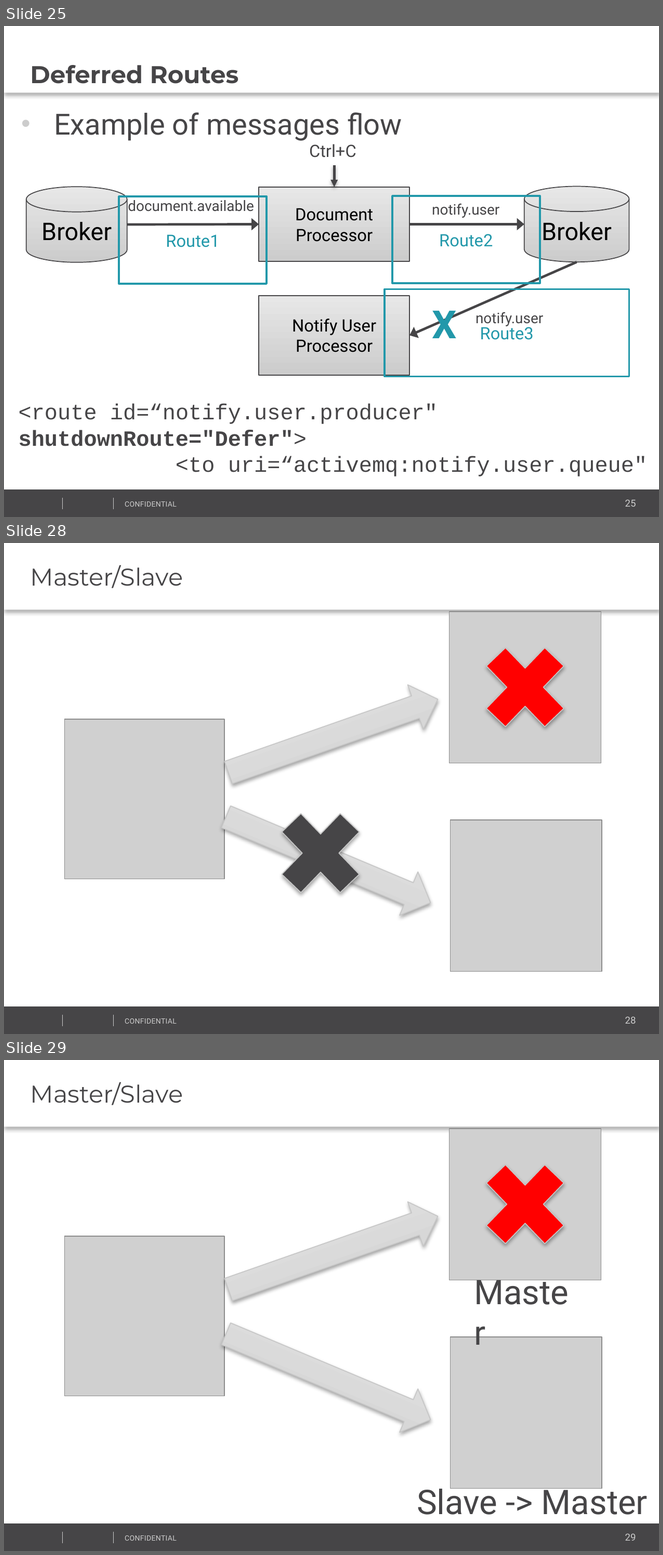
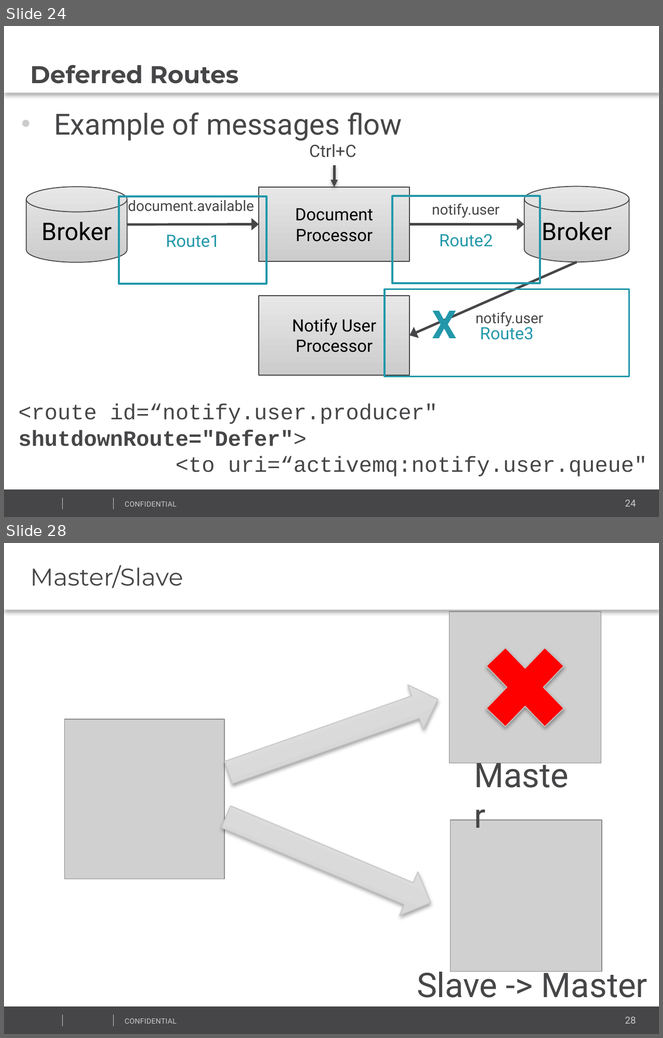
Before and after one commit to vitali-kviatkouski/personal, a slide deck: CamelPresentationITWeek2017.pptx. Shown one above the other, each under a label of ours: slides 25, 28 and 29 before the commit, slides 24 and 28 after it; the slides between them are not shown. The pictures are 663x1555 and 663x1038 pixels, drawn with LibreOffice and Linux fonts; fonts in the diff are those of the drawing; grey boxes stand for pictures; background and template pictures are left out. Boxes give left, top, right and bottom in pixels: in the first picture for what was removed or moved away, otherwise in the second. Text is boxed around its words. In the diff, an @@ line names an element or a change of style, - is before the commit and + after.

```diff
--- a/CamelPresentationITWeek2017.pptx
+++ b/CamelPresentationITWeek2017.pptx
@@ slide 28 removed at <box>4,543,659,1034</box>, background #FFFFFF; not listed: 5 template elements that a slide beside it also shows @@
@@ text removed at <box>4,543,659,610</box> @@
-Master/Slave
@@ picture removed at <box>450,611,601,763</box> @@
@@ cross removed at <box>469,629,581,746</box> @@
@@ right arrow removed at <box>221,677,446,795</box> @@
@@ picture removed at <box>64,719,224,879</box> @@
@@ right arrow removed at <box>217,795,440,925</box> @@
@@ cross removed at <box>265,795,377,912</box> @@
@@ picture removed at <box>450,820,603,972</box> @@
@@ what was slide 25 is now slide 24 @@
@@ page number at <box>625,500,636,507</box>: text changed @@
-25
+24
@@ what was slide 29 is now slide 28 @@
@@ page number at <box>625,1017,636,1024</box>: text changed @@
-29
+28
```
Also in this commit, not shown: 3 slides added, 3 other slides removed.
